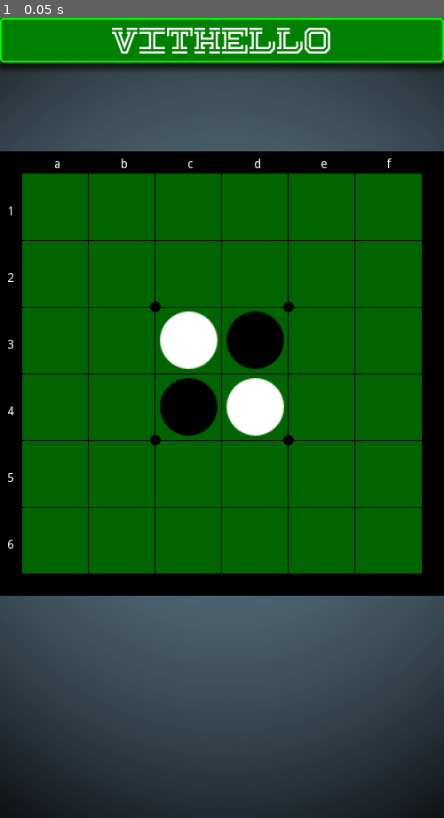
Above: before the commit, frame 1.
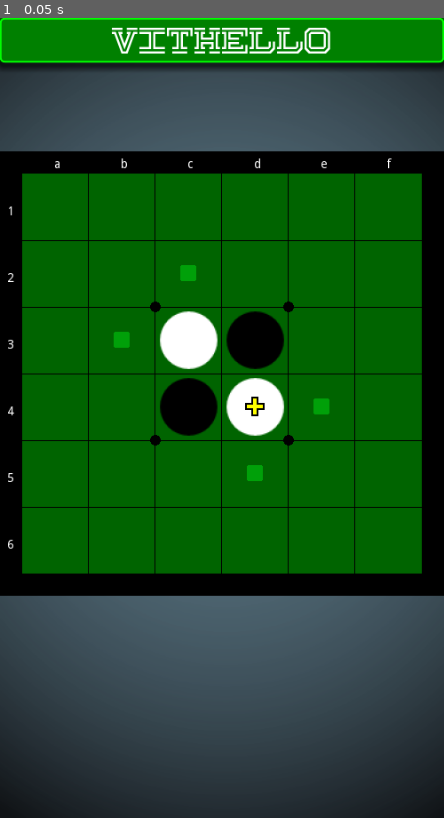
Above: after the commit, the same moment.

Repository: vivisuke/Othello6x6
Game: Godot game, scene res://MainSene.tscn
Same seed, same stepped clock (60 frames per second), same inputs: the game is played once before the commit and once after it.
Inputs:
- Up to frame 1 (0.05 s): no input

The runs differ from the first frame. In frame 1, 0.4% of the frame differs, in the area x 25-75%, y 30-58%.

Commit message:
0069 ◎ C 09/17 09/17 0.001│ToDo│盤面：着手箇所・着手可能箇所表示用タイルマップ設置

Diff:
--- a/Godot/Othello6x6/MainSene.tscn
+++ b/Godot/Othello6x6/MainSene.tscn
@@ -1,12 +1,14 @@
-[gd_scene load_steps=10 format=2]
+[gd_scene load_steps=13 format=2]
 
 [ext_resource path="res://images/BG.png" type="Texture" id=1]
 [ext_resource path="res://scripts/Board.gd" type="Script" id=2]
+[ext_resource path="res://images/cursor2.png" type="Texture" id=3]
 [ext_resource path="res://images/white.png" type="Texture" id=4]
 [ext_resource path="res://images/black.png" type="Texture" id=5]
 [ext_resource path="res://scripts/MainSene.gd" type="Script" id=6]
 [ext_resource path="res://fonts/Hokjesgeest-PDGB.ttf" type="DynamicFontData" id=7]
 [ext_resource path="res://scripts/TitleBar.gd" type="Script" id=8]
+[ext_resource path="res://images/cursor.png" type="Texture" id=9]
 
 [sub_resource type="DynamicFont" id=2]
 size = 30
@@ -29,6 +31,36 @@
 0/z_index = 0
 1/name = "white.png 1"
 1/texture = ExtResource( 4 )
+1/tex_offset = Vector2( 0, 0 )
+1/modulate = Color( 1, 1, 1, 1 )
+1/region = Rect2( 0, 0, 75, 75 )
+1/tile_mode = 0
+1/occluder_offset = Vector2( 0, 0 )
+1/navigation_offset = Vector2( 0, 0 )
+1/shape_offset = Vector2( 0, 0 )
+1/shape_transform = Transform2D( 1, 0, 0, 1, 0, 0 )
+1/shape_one_way = false
+1/shape_one_way_margin = 0.0
+1/shapes = [  ]
+1/z_index = 0
+
+[sub_resource type="TileSet" id=4]
+0/name = "cursor2.png 0"
+0/texture = ExtResource( 3 )
+0/tex_offset = Vector2( 0, 0 )
+0/modulate = Color( 1, 1, 1, 1 )
+0/region = Rect2( 0, 0, 75, 75 )
+0/tile_mode = 0
+0/occluder_offset = Vector2( 0, 0 )
+0/navigation_offset = Vector2( 0, 0 )
+0/shape_offset = Vector2( 0, 0 )
+0/shape_transform = Transform2D( 1, 0, 0, 1, 0, 0 )
+0/shape_one_way = false
+0/shape_one_way_margin = 0.0
+0/shapes = [  ]
+0/z_index = 0
+1/name = "cursor.png 1"
+1/texture = ExtResource( 9 )
 1/tex_offset = Vector2( 0, 0 )
 1/modulate = Color( 1, 1, 1, 1 )
 1/region = Rect2( 0, 0, 75, 75 )
@@ -76,3 +108,10 @@
 tile_set = SubResource( 3 )
 cell_size = Vector2( 75, 75 )
 format = 1
+
+[node name="CursorTileMap" type="TileMap" parent="Board"]
+position = Vector2( 25, 25 )
+tile_set = SubResource( 4 )
+cell_size = Vector2( 75, 75 )
+format = 1
+tile_data = PoolIntArray( 65538, 1, 0, 131073, 1, 0, 196611, 0, 0, 196612, 1, 0, 262147, 1, 0 )
--- a/Godot/Othello6x6/scripts/MainSene.gd
+++ b/Godot/Othello6x6/scripts/MainSene.gd
@@ -10,8 +10,52 @@
 #const EMPTY = -1
 #const BLACK = 1
 #const WHITE = 2
+const N_CELL_HORZ = 6
+const N_CELL_VERT = 6
+const ARY_WIDTH : int = N_CELL_HORZ + 1
+const ARY_HEIGHT : int = N_CELL_VERT + 2
+const ARY_SIZE = ARY_WIDTH * ARY_HEIGHT + 1
+const xaxis = "abcdef"
+
+var BOARD_ORG_X
+var BOARD_ORG_Y
+var CELL_WD
+var CELL_HT
+var BOARD_WIDTH
+var BOARD_HEIGHT
+
+var AI_color = WHITE
+var man_color = BLACK
+var next_color = BLACK
+var next_pass = false
+var game_over = false		# 終局状態
+var AI_thinking = false
+var nNode = 0				# 探索末端ノード数
+var bd_array = PoolByteArray()		# 盤面配列
+var bd_stable = PoolByteArray()		# 準確定石
+var bd_canPutBlack = PoolByteArray()	# 着手可能
+var bd_canPutWhite = PoolByteArray()	# 着手可能
+var nColors = [0, 0, 0]
+var empty_list = []		# 空欄リスト
+var put_stack = []		# PoolByteArray()
+var rng = RandomNumberGenerator.new()
+var thread = null
+var AI_putIX = 0	# -1 for pass, >0 for put IX
+var putIX = 0
+
 
 func _ready():
+	BOARD_ORG_X = $Board/TileMap.global_position.x
+	BOARD_ORG_Y = $Board/TileMap.global_position.y
+	CELL_WD = $Board/TileMap.cell_size.x
+	CELL_HT = $Board/TileMap.cell_size.y
+	BOARD_WIDTH = CELL_WD * N_CELL_HORZ
+	BOARD_HEIGHT = CELL_HT * N_CELL_VERT
+	#
+	bd_stable.resize(ARY_SIZE)
+	bd_canPutBlack.resize(ARY_SIZE)
+	bd_canPutWhite.resize(ARY_SIZE)
+	#
 	$Board/TileMap.set_cell(2, 2, WHITE-1)
 	$Board/TileMap.set_cell(3, 3, WHITE-1)
 	$Board/TileMap.set_cell(2, 3, BLACK-1)
Binary file added: Godot/Othello6x6/images/cursor.png
Not shown, added: Godot/Othello6x6/images/cursor.png.import
Binary file added: Godot/Othello6x6/images/cursor2.png
Not shown, added: Godot/Othello6x6/images/cursor2.png.import
Not shown, changed: Othello6x6.spr
